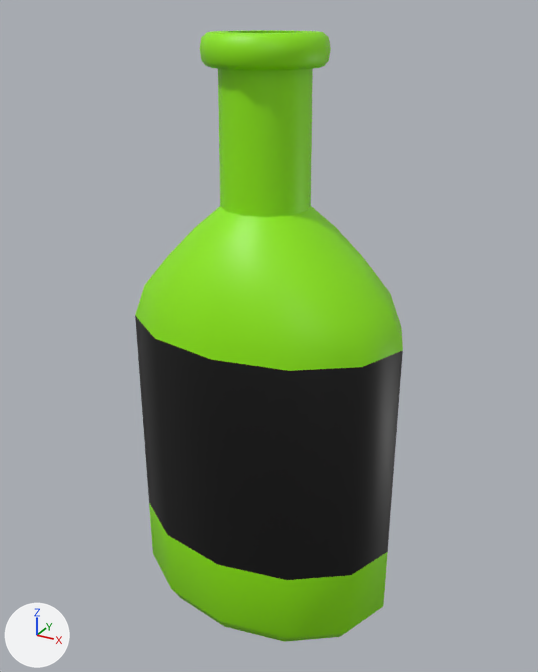
Renders of the FBX model Assets/3D Assets/Bottle.FBX from each side of a commit.
Before and after are seen from a 50 mm lens placed at (0.0586, -0.1053, 0.0555), pointed at (0.0001, 0.0011, 0.0022). The lights are fixed; the arrows at lower left show +X, +Y and +Z. Where no turn or scale is listed for an object, it has been applied to the vertices.

In view in the first picture: 'Bottle'.
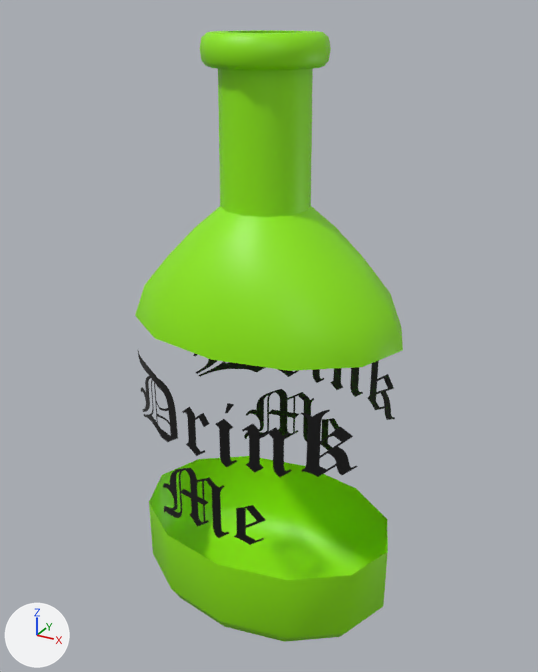
Edits to the bpy script that builds the scene:
```text
Change mat_drinkme:
    mat_drinkme.texture: img_drinkme_png -> img_drinkme_png  # not seen -> with its transparency
```

What differs and where, as boxes (x1, y1, x2, y2) in the pictures (538 x 672 px):
'Bottle', surface changed
    both: (135, 313, 403, 583)
